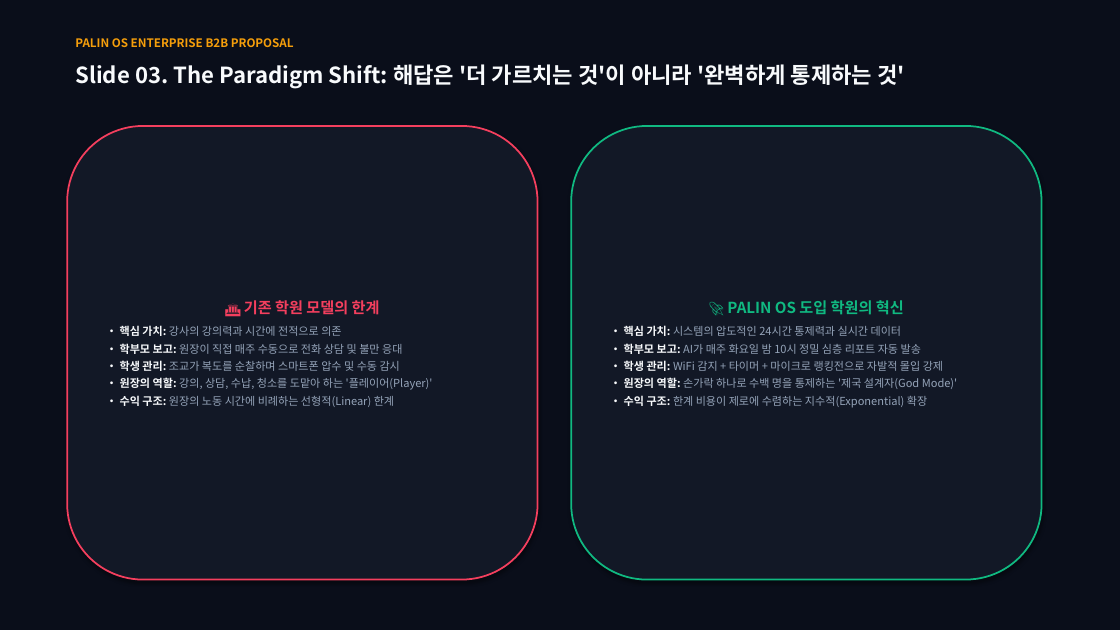
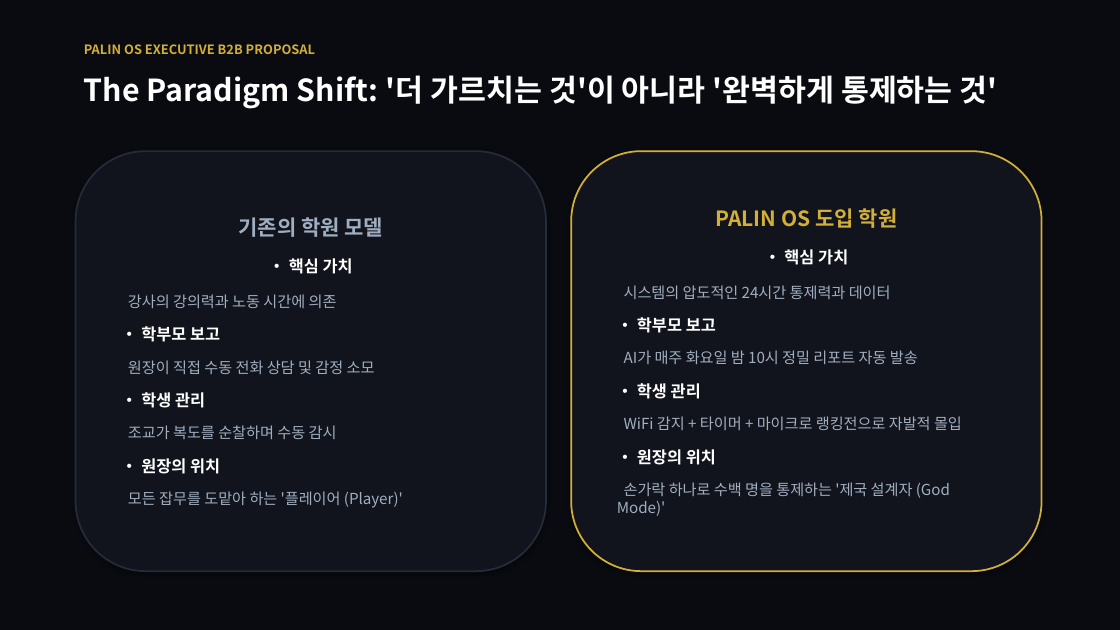
Before and after one commit to cheol-hun-kim/PALIN, a slide deck: slide 3 of PALIN_OS_B2B_Director_Proposal.pptx. Drawn at 1120x630 pixels with LibreOffice and Linux fonts; fonts in the diff are those of the drawing. Boxes give left, top, right and bottom in pixels: in the first picture for what was removed or moved away, otherwise in the second. Text is boxed around its words. In the diff, an @@ line names an element or a change of style, - is before the commit and + after.

Commit message:
style: Minimalist luxury executive aesthetic (20 slides, heavy obsidian+gold, large typography)

```diff
--- a/PALIN_OS_B2B_Director_Proposal.pptx
+++ b/PALIN_OS_B2B_Director_Proposal.pptx
@@ rectangle at [0,0,1120,630]: fill #0A0E1A to #090B10 @@
@@ text at [84,44,315,54]: text changed; size 10 to 11 pt; text colour #F59E0B to #D4AF37 @@
-PALIN OS ENTERPRISE B2B PROPOSAL
+PALIN OS EXECUTIVE B2B PROPOSAL
@@ text at [84,75,998,109]: text changed; size 19 to 26 pt; text colour #F8FAFC to #FFFFFF @@
-Slide 03. The Paradigm Shift: 해답은 '더 가르치는 것'이 아니라 '완벽하게 통제하는 것'
+The Paradigm Shift: '더 가르치는 것'이 아니라 '완벽하게 통제하는 것'
@@ rounded rectangle "기존의 학원 모델": place and size @@
-rounded rectangle "기존의 학원 모델" at [67,126,538,580]
+rounded rectangle "기존의 학원 모델" at [76,151,546,571]
@@ rounded rectangle "기존의 학원 모델" at [76,151,546,571]: fill #121826 to #11141C; outline #F43F5E 1.5 pt to #262B3A 1.5 pt @@
@@ rounded rectangle "PALIN OS 도입 학원": place and size @@
-rounded rectangle "PALIN OS 도입 학원" at [571,126,1042,580]
+rounded rectangle "PALIN OS 도입 학원" at [571,151,1042,571]
@@ rounded rectangle "PALIN OS 도입 학원" at [571,151,1042,571]: fill #121826 to #11141C; outline #10B981 1.5 pt to #D4AF37 1.5 pt @@
@@ text in rounded rectangle at [617,208,962,516]: text changed; size 9.5 to 13 pt; text colour #94A3B8 to #A0AEC0 @@
-🚀 PALIN OS 도입 학원의 혁신
-• 핵심 가치: 시스템의 압도적인 24시간 통제력과 실시간 데이터
-• 학부모 보고: AI가 매주 화요일 밤 10시 정밀 심층 리포트 자동 발송
-• 학생 관리: WiFi 감지 + 타이머 + 마이크로 랭킹전으로 자발적 몰입 강제
-• 원장의 역할: 손가락 하나로 수백 명을 통제하는 '제국 설계자(God Mode)'
-• 수익 구조: 한계 비용이 제로에 수렴하는 지수적(Exponential) 확장
+PALIN OS 도입 학원
+• 핵심 가치
+시스템의 압도적인 24시간 통제력과 데이터
+• 학부모 보고
+AI가 매주 화요일 밤 10시 정밀 리포트 자동 발송
+• 학생 관리
+WiFi 감지 + 타이머 + 마이크로 랭킹전으로 자발적 몰입
+• 원장의 위치
+손가락 하나로 수백 명을 통제하는 '제국 설계자 (God Mode)'
@@ text in rounded rectangle at [128,217,403,508]: text changed; size 9.5 to 13 pt; text colour #94A3B8 to #A0AEC0 @@
-🏛️ 기존 학원 모델의 한계
-• 핵심 가치: 강사의 강의력과 시간에 전적으로 의존
-• 학부모 보고: 원장이 직접 매주 수동으로 전화 상담 및 불만 응대
-• 학생 관리: 조교가 복도를 순찰하며 스마트폰 압수 및 수동 감시
-• 원장의 역할: 강의, 상담, 수납, 청소를 도맡아 하는 '플레이어(Player)'
-• 수익 구조: 원장의 노동 시간에 비례하는 선형적(Linear) 한계
+기존의 학원 모델
+• 핵심 가치
+강사의 강의력과 노동 시간에 의존
+• 학부모 보고
+원장이 직접 수동 전화 상담 및 감정 소모
+• 학생 관리
+조교가 복도를 순찰하며 수동 감시
+• 원장의 위치
+모든 잡무를 도맡아 하는 '플레이어 (Player)'
```
Also in this commit, not shown: 15 other slides changed, 4 slides added, 1 other file.
